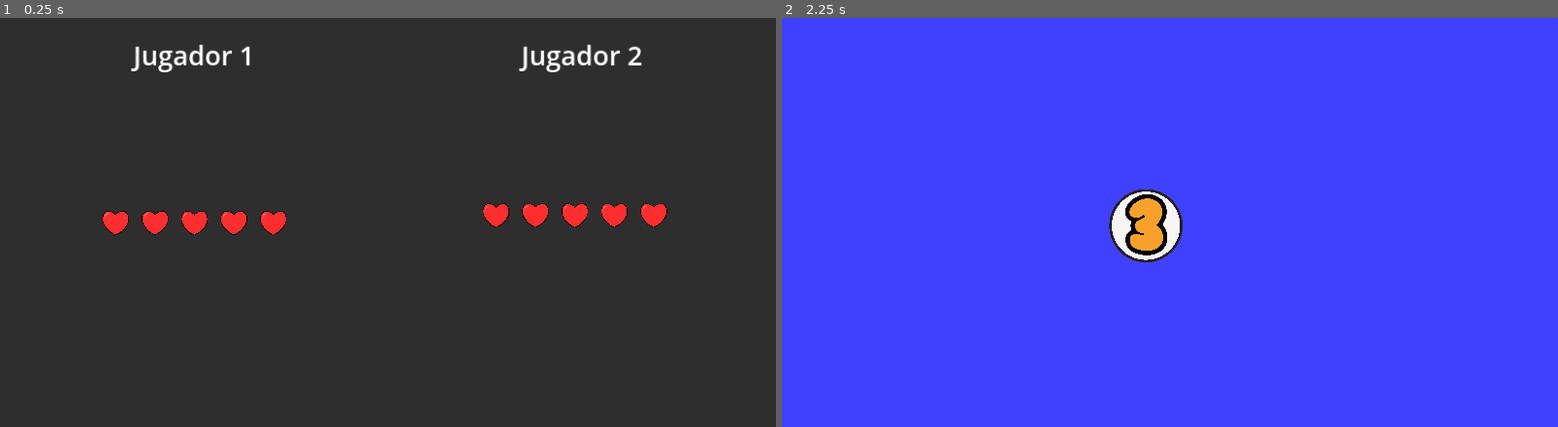
Above: before the commit, frames 1-2 (left to right).
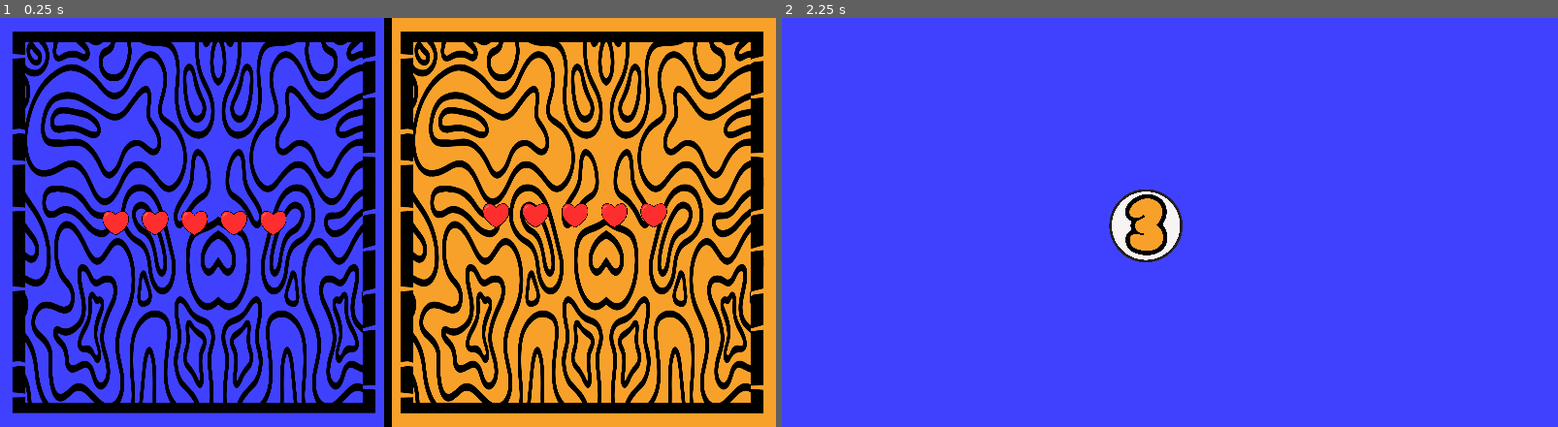
Above: after the commit, the same moments.

Repository: pablo4licante/gamejam-25
Game: Godot game, scene res://escenas/managers/main.tscn
Two runs of this game, one before a commit and one after it. Both use one fixed random seed, a clock stepped at 60 frames per second and the inputs below.
Inputs:
- Up to frame 1 (0.25 s): no input
- Up to frame 2 (2.25 s): tap Enter at 0.5, 2 s; hold D (1_right) 0.53-2.03 s; tap W (1_up) at 0.77, 1.52 s; tap Space at 1.25 s; hold A (1_left) from 2.03 s (still down)

The runs differ from the first frame. In frame 1, 98% of the frame differs, in the area x 0-100%, y 0-100%; in frame 2, nothing differs.

Commit message:
Confetti

Diff:
--- a/escenas/managers/main.tscn
+++ b/escenas/managers/main.tscn
@@ -26,10 +26,14 @@
 [ext_resource type="Texture2D" uid="uid://qdnvydefdwbu" path="res://assets/sprites/animacion_perder_vida/corazon-8.png" id="22_8qct6"]
 [ext_resource type="Texture2D" uid="uid://bfjvjl7qim2vw" path="res://assets/sprites/animacion_perder_vida/corazon-9.png" id="23_lre2r"]
 [ext_resource type="PackedScene" uid="uid://cvhxnysvvgnnl" path="res://escenas/ui/fin_de_juego.tscn" id="24_by3al"]
-
-[sub_resource type="StyleBoxEmpty" id="StyleBoxEmpty_2nuhl"]
-
-[sub_resource type="StyleBoxEmpty" id="StyleBoxEmpty_nd4ce"]
+[ext_resource type="Texture2D" uid="uid://4j6s4ytv8mfq" path="res://assets/fondos/fondo_vidas_azul.png" id="24_pfopr"]
+[ext_resource type="Texture2D" uid="uid://hbfjd6vv20dk" path="res://assets/fondos/fondo_vidas_naranja.png" id="25_aqjo7"]
+
+[sub_resource type="StyleBoxTexture" id="StyleBoxTexture_qx2s1"]
+texture = ExtResource("24_pfopr")
+
+[sub_resource type="StyleBoxTexture" id="StyleBoxTexture_hkvtk"]
+texture = ExtResource("25_aqjo7")
 
 [sub_resource type="StyleBoxEmpty" id="StyleBoxEmpty_lwxc3"]
 
@@ -116,15 +120,6 @@
 size = Vector2i(1152, 648)
 render_target_update_mode = 0
 
-[node name="TextureRect" type="TextureRect" parent="CanvasLayer/PanelJuego"]
-layout_mode = 1
-anchors_preset = 15
-anchor_right = 1.0
-anchor_bottom = 1.0
-grow_horizontal = 2
-grow_vertical = 2
-texture = ExtResource("2_wm7y4")
-
 [node name="PanelVidas" type="Panel" parent="CanvasLayer"]
 anchors_preset = 15
 anchor_right = 1.0
@@ -134,6 +129,7 @@
 
 [node name="Corazon" type="TextureRect" parent="CanvasLayer/PanelVidas"]
 visible = false
+texture_filter = 4
 custom_minimum_size = Vector2(100, 0)
 layout_mode = 2
 offset_left = 268.0
@@ -145,6 +141,7 @@
 
 [node name="CorazonDestruido" type="TextureRect" parent="CanvasLayer/PanelVidas"]
 visible = false
+texture_filter = 4
 custom_minimum_size = Vector2(100, 0)
 layout_mode = 2
 offset_left = 268.0
@@ -162,20 +159,25 @@
 anchor_right = 0.5
 anchor_bottom = 1.0
 grow_vertical = 2
-theme_override_styles/panel = SubResource("StyleBoxEmpty_2nuhl")
+theme_override_styles/panel = SubResource("StyleBoxTexture_qx2s1")
 
 [node name="Label" type="Label" parent="CanvasLayer/PanelVidas/Panel"]
-layout_mode = 1
-anchors_preset = -1
-anchor_left = 0.5
-anchor_right = 0.5
-offset_left = -82.0
-offset_top = 50.0
-offset_right = 82.0
-offset_bottom = 50.0
-grow_horizontal = 2
+visible = false
+layout_mode = 1
+anchors_preset = -1
+anchor_left = 0.5
+anchor_top = 0.6
+anchor_right = 0.5
+anchor_bottom = 0.6
+offset_left = -160.0
+offset_top = -566.4
+offset_right = 160.0
+offset_bottom = -470.4
+grow_horizontal = 2
+grow_vertical = 2
 theme_override_font_sizes/font_size = 70
 text = "Jugador 1"
+horizontal_alignment = 1
 
 [node name="Vidas1" type="HBoxContainer" parent="CanvasLayer/PanelVidas/Panel"]
 layout_mode = 1
@@ -194,21 +196,25 @@
 anchor_right = 1.0
 anchor_bottom = 1.0
 grow_vertical = 2
-theme_override_styles/panel = SubResource("StyleBoxEmpty_nd4ce")
+theme_override_styles/panel = SubResource("StyleBoxTexture_hkvtk")
 
 [node name="Label" type="Label" parent="CanvasLayer/PanelVidas/Panel2"]
-layout_mode = 1
-anchors_preset = -1
-anchor_left = 0.5
-anchor_right = 0.5
-offset_left = -82.0
-offset_top = 50.0
-offset_right = 82.0
-offset_bottom = 50.0
-grow_horizontal = 2
+visible = false
+layout_mode = 1
+anchors_preset = -1
+anchor_left = 0.5
+anchor_top = 0.6
+anchor_right = 0.5
+anchor_bottom = 0.6
+offset_left = -160.0
+offset_top = -566.4
+offset_right = 160.0
+offset_bottom = -470.4
+grow_horizontal = 2
+grow_vertical = 2
 theme_override_font_sizes/font_size = 70
-text = "Jugador 2
-"
+text = "Jugador 2"
+horizontal_alignment = 1
 
 [node name="Vidas2" type="HBoxContainer" parent="CanvasLayer/PanelVidas/Panel2"]
 layout_mode = 1
@@ -270,14 +276,24 @@
 text = "Resultado"
 horizontal_alignment = 1
 
+[node name="TextureRect" type="TextureRect" parent="CanvasLayer"]
+anchors_preset = 15
+anchor_right = 1.0
+anchor_bottom = 1.0
+grow_horizontal = 2
+grow_vertical = 2
+texture = ExtResource("2_wm7y4")
+
 [node name="AudioStreamPlayer2D" type="AudioStreamPlayer2D" parent="."]
 stream = SubResource("AudioStreamPolyphonic_srt52")
 max_polyphony = 100
 playback_type = 1
 
 [node name="TransicionFinal" parent="." instance=ExtResource("24_by3al")]
+visible = false
 
 [node name="TransicionGuapa" parent="." instance=ExtResource("12_h8klh")]
+visible = false
 z_index = 10
 
 [node name="MusicStreamPlayer2D" type="AudioStreamPlayer2D" parent="."]
--- /dev/null
+++ b/escenas/niveles/confetti.gd
@@ -0,0 +1,146 @@
+@tool
+extends Node2D
+"""
+Draw-based 2D confetti particles emitter.
+"""
+
+# If `true`, particles are being emitted.
+@export var emitting: bool = false : set = _set_emitting
+# The type of particles: 0 (Square), 1 (Circle).
+@export var type: int = 0
+# The number of particles.
+@export var amount: int = 150
+# If `true`, the number of particles can be a random number between `amount / 2` and `amount * 2`.
+@export var random_amount: bool = true
+# The size of the particles.
+@export var size: float = 3.0
+# If `true`, the size of the particles can be random between `size / 2` and `size * 2`.
+@export var random_size: bool = true
+# Controls the visibility of the particles.
+@export var visibility_rect: Rect2 = Rect2(Vector2.ZERO, Vector2(1024, 600))
+# The color/s of the particles.
+@export var colors: Array[Color] = [
+	Color("#008751"),
+	Color("#00e436"),
+	Color("#29adff"),
+	Color("#7e2553"),
+	Color("#83769c"),
+	Color("#ff004d"),
+	Color("#ff77a8"),
+	Color("#ffa300"),
+	Color("#ffec27")
+]
+# If `true`, the initial position of the particles can be random within `visibility_rect`.
+@export var random_position: bool = true
+# If `true`, only one emission cycle occurs.
+@export var one_shot: bool = false
+# If `true`, the particles will gradually fade.
+@export var fade: bool = true
+# The duration (in seconds) of the emission cycle.
+@export var timer_wait_time: float = 1.0
+
+var particles: Array[Dictionary] = []
+var particles_amount: int
+var particles_position: Vector2
+var timer: float = 0.0
+
+func _ready() -> void:
+	set_process(true)
+
+
+
+func _process(delta: float) -> void:
+	timer += delta
+
+	if timer > timer_wait_time:
+		timer = 0.0
+
+		if one_shot:
+			emitting = false
+		else:
+			_create_particles()
+
+	_particles_explode(delta)
+	queue_redraw()
+
+
+func _draw() -> void:
+	for particle in particles:
+		if type == 0:
+			draw_rect(Rect2(particle["position"], particle["size"]), particle["color"])
+		elif type == 1:
+			draw_circle(
+				particle["position"], ((particle["size"].x + particle["size"].y) / 2) / 2, particle["color"]
+			)
+
+
+func _create_particles() -> void:
+	particles.clear()
+
+	particles_amount = _get_random_amount() if random_amount else amount
+	particles_position = _get_random_position() if random_position else Vector2.ZERO
+
+	for _i in particles_amount:
+		var particle = {
+			"color": _get_random_color(),
+			"gravity": _get_random_gravity(),
+			"position": particles_position,
+			"size": _get_random_size() if random_size else Vector2(size, size),
+			"velocity": _get_random_velocity()
+		}
+
+		particles.append(particle)
+
+
+func _particles_explode(delta: float) -> void:
+	for particle in particles:
+		if fade:
+			particle["color"].a -= 0.6 * delta
+
+		particle["velocity"].x *= 0.999
+		particle["velocity"].y *= 0.991
+
+		particle["position"] += (particle["velocity"] + particle["gravity"]) * delta
+
+
+func _get_random_color() -> Color:
+	return colors[randi() % colors.size()]
+
+
+func _get_random_gravity() -> Vector2:
+	return Vector2(randf_range(-200, 200), randf_range(400, 800))
+
+
+func _get_random_amount() -> int:
+	return int(randf_range(amount / 2.0, amount * 2.0))
+
+
+func _get_random_position() -> Vector2:
+	var x = randf_range(0, visibility_rect.size.x)
+	var y = randf_range(0, visibility_rect.size.y)
+
+	return Vector2(x, y)
+
+
+func _get_random_size() -> Vector2:
+	var min_size = ceil(size / 2.0)
+	var max_size = ceil(size * 2.0)
+	var random_min_max_size = randi() % int(max_size - min_size + 1) + int(min_size)
+
+	return Vector2(random_min_max_size, random_min_max_size)
+
+
+func _get_random_velocity() -> Vector2:
+	return Vector2(randf_range(-200, 200), randf_range(-600, -800))
+
+
+func _set_emitting(new_value: bool) -> void:
+	if new_value != emitting:
+		emitting = new_value
+
+		if emitting:
+			set_process(true)
+			_create_particles()
+		else:
+			timer = 0.0
+			notify_property_list_changed()
--- a/escenas/niveles/dispara_1.gd
+++ b/escenas/niveles/dispara_1.gd
@@ -3,16 +3,15 @@
 @onready var burbujas = $Burbujas
 @onready var cursor_dispara = $Cursor_dispara
 
-@onready var label = $Label
 @onready var bridge = $Bridge
+@onready var confetti = $Confetti
 
 func _ready():
 	cursor_dispara.burbuja_died.connect(on_burbuja_died)
-	label.text = ""
 
 func on_burbuja_died():
 	if burbujas.get_child_count()-1 == 0:
 		print("HAS GANADO")
-		label.text = "¡Ganaste!"
+		confetti.emitting = true
 		cursor_dispara.queue_free() #quitar
 		bridge.finished = true
--- a/escenas/niveles/dispara_1.tscn
+++ b/escenas/niveles/dispara_1.tscn
@@ -1,10 +1,11 @@
-[gd_scene load_steps=6 format=3 uid="uid://8k7jikydyfan"]
+[gd_scene load_steps=7 format=3 uid="uid://8k7jikydyfan"]
 
 [ext_resource type="PackedScene" uid="uid://ciqljjbjkqo2m" path="res://escenas/entidades/objetivo_burbuja.tscn" id="1_g6lxu"]
 [ext_resource type="Script" path="res://escenas/niveles/dispara_1.gd" id="1_ro2gb"]
 [ext_resource type="PackedScene" uid="uid://wls1xt3tgwv" path="res://escenas/managers/bridge.tscn" id="2_og4dl"]
 [ext_resource type="PackedScene" uid="uid://bgqybgesl5d4q" path="res://escenas/entidades/cursor_dispara.tscn" id="2_yigsh"]
 [ext_resource type="Texture2D" uid="uid://v3qwqt5xhgck" path="res://assets/fondos/fondo_explota_pompas.jpg" id="5_h3b8k"]
+[ext_resource type="Script" path="res://escenas/niveles/confetti.gd" id="6_xhb27"]
 
 [node name="Dispara1" type="Node"]
 script = ExtResource("1_ro2gb")
@@ -39,13 +40,14 @@
 [node name="Cursor_dispara" parent="." instance=ExtResource("2_yigsh")]
 position = Vector2(313, 342)
 
-[node name="Label" type="Label" parent="."]
-offset_left = 112.0
-offset_top = 266.0
-offset_right = 402.0
-offset_bottom = 354.0
-theme_override_font_sizes/font_size = 64
-
 [node name="Camera2D" type="Camera2D" parent="."]
 position = Vector2(315, 345)
 zoom = Vector2(1.25, 1.25)
+
+[node name="Confetti" type="Node2D" parent="."]
+z_index = 5
+position = Vector2(314, 343)
+script = ExtResource("6_xhb27")
+visibility_rect = Rect2(0, 0, 0, 0)
+random_position = false
+one_shot = true
--- a/escenas/niveles/escena_plataformas_1.gd
+++ b/escenas/niveles/escena_plataformas_1.gd
@@ -2,16 +2,19 @@
 
 @onready var destiny_area_2d = $Destiny/Area2D
 
-@onready var label = $Label
+@onready var confetti = $Confetti
 @onready var bridge = $Bridge
 
 func _ready():
 	destiny_area_2d.body_entered.connect(on_body_entered)
-	label.text = ""
+
+var meta = false
 
 func on_body_entered(_a):
 	print("HAS GANADO")
 
-	bridge.play_sound("meta")
-	label.text = "¡Ganaste!"
-	bridge.finished = true
+	if not meta:
+		bridge.play_sound("meta")
+		confetti.emitting = true
+		bridge.finished = true
+		meta = true
--- a/escenas/niveles/escena_plataformas_1.tscn
+++ b/escenas/niveles/escena_plataformas_1.tscn
@@ -7,6 +7,7 @@
 [ext_resource type="PackedScene" uid="uid://wls1xt3tgwv" path="res://escenas/managers/bridge.tscn" id="2_q6grq"]
 [ext_resource type="Texture2D" uid="uid://b7v1kiki3841u" path="res://assets/sprites/bandera.png" id="3_jej53"]
 [ext_resource type="Texture2D" uid="uid://cj8vkvghdexk2" path="res://assets/sprites/bloque_largo.png" id="4_wdmbl"]
+[ext_resource type="Script" path="res://escenas/niveles/confetti.gd" id="8_0rve5"]
 
 [sub_resource type="RectangleShape2D" id="RectangleShape2D_ervy8"]
 
@@ -77,13 +78,13 @@
 [node name="PlataformaBurbuja2" parent="." instance=ExtResource("2_d7bcf")]
 position = Vector2(227, 429)
 
-[node name="Label" type="Label" parent="."]
-offset_left = 104.0
-offset_top = 75.0
-offset_right = 394.0
-offset_bottom = 163.0
-theme_override_font_sizes/font_size = 64
-text = "¡Ganaste!"
+[node name="Confetti" type="Node2D" parent="."]
+z_index = 5
+position = Vector2(504, 76)
+script = ExtResource("8_0rve5")
+visibility_rect = Rect2(0, 0, 0, 0)
+random_position = false
+one_shot = true
 
 [node name="Camera2D" type="Camera2D" parent="."]
 position = Vector2(-95, -85)
Binary file added: assets/fondos/fondo_vidas_azul.png
Not shown, added: assets/fondos/fondo_vidas_azul.png.import
Binary file added: assets/fondos/fondo_vidas_naranja.png
Not shown, added: assets/fondos/fondo_vidas_naranja.png.import
Not shown: 1 places in escenas/managers/main.tscn that only renumber resources
Not shown: 1 places in escenas/niveles/escena_plataformas_1.tscn that only renumber resources
